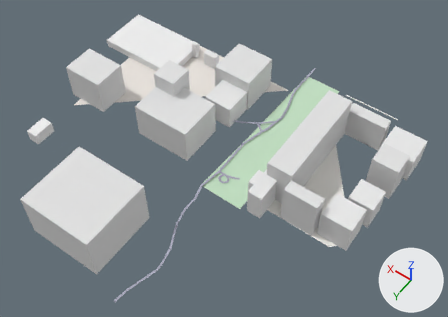
The glTF model white-model-six-districts/chunks/116_75_mid.glb, before and after one commit.
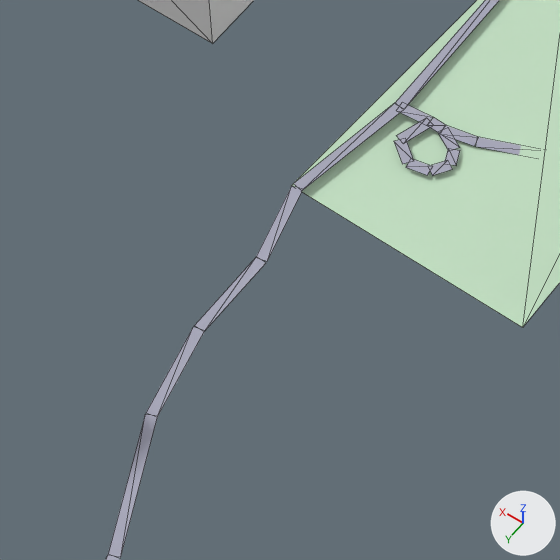
The first picture shows the older version from a 50 mm camera at (-2086.0, 13682.0, 704.0) aimed at (-1766.0, 13234.0, 1.0). The close-ups show the older and then the newer version on the part from 34% to 55% of the width and 48% to 79% of the height of that picture. Only the edits that show in the close-ups are written down. Every picture has the same lights, and +X, +Y and +Z are marked at lower right. The close-ups show mesh edges as thin lines. Vertices at exactly the same position are counted once.
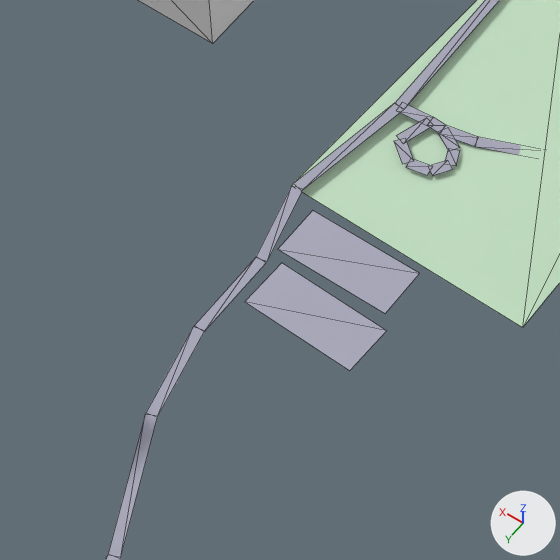
Changed parts and their boxes [x1, y1, x2, y2] in the close-ups (560 x 560 px):
part 1 of me_mesh_0, added
    after: [245, 211, 420, 371]

The change, as a list of edits to the scene's bpy script:
```text
Change me_mesh_0:
    used by ob_mesh_0; location = (0.0, 0.0, 0.0)
    verts and faces of me_mesh_0; kept vertices keep their numbers, new ones are numbered from 329
    remove me_mesh_0.from_pydata(...)  # 329 vertices, 299 faces; spans x -1994.0..-1451.0, y 12978.0..13487.0, z -22.0..66.0
    add me_mesh_0.from_pydata(...)  # 353 vertices, 311 faces; spans x -1994.0..-1451.0, y 12978.0..13487.0, z -22.0..66.0
    me_mesh_0 part 1
    add verts[329] = (-1800.0, 13285.0, -15.0)  # pixel (419, 273)
    add verts[330] = (-1769.0, 13285.0, -15.0)  # pixel (312, 210)
    add verts[331] = (-1803.0, 13303.0, -15.0)  # pixel (386, 330)
    add for new, old in zip([332, 333, 334], [329, 330, 331]): verts[new] = verts[old] + (0.0, 14.0, 0.0)
    add verts[347] = (-1772.0, 13302.0, -15.0)  # pixel (281, 262)
    add verts[348] = (-1771.0, 13316.0, -15.0)  # pixel (244, 301)
    add faces += [(329, 333, 332), (329, 330, 333), (331, 347, 348), (331, 348, 334)]
    other edits to the shape of me_mesh_0 do not show in these pictures
```
